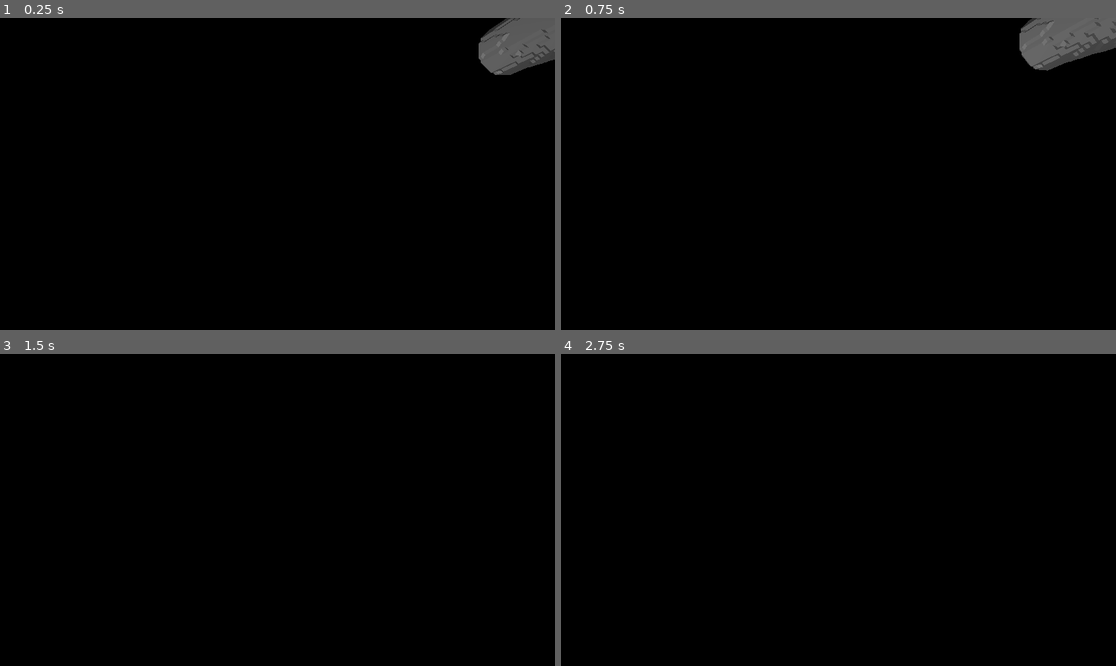
Above: before the commit, frames 1-4 (two rows, left to right).
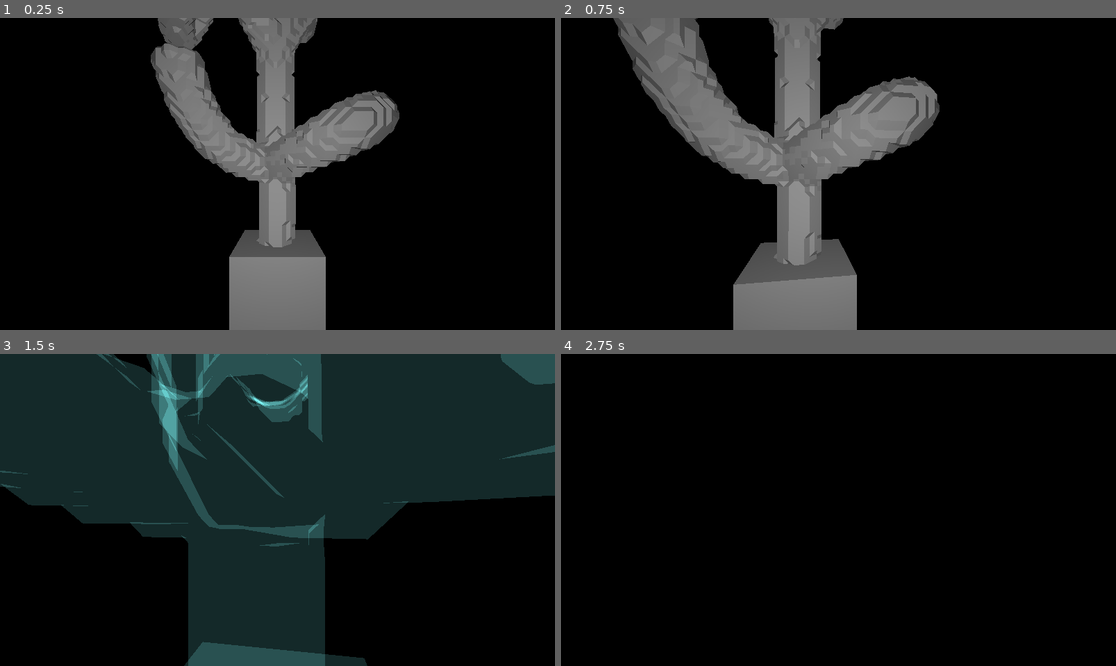
Above: after the commit, the same moments.

Repository: EpEpDragon/Modules
Game: Godot game, scene res://meshing_test.tscn
The game is run twice, just before and just after one commit, with the same random seed, the same clock (stepped at 60 frames per second) and the same inputs.
Inputs (mouse positions are in pixels of both pictures, inside the frame that each line leads up to):
- Up to frame 1 (0.25 s): no input
- Up to frame 2 (0.75 s): tap Enter at 0.5 s; move the mouse to (866, 174) at 0.52 s; press the mouse at (866, 174) at 0.53 s; hold W (move_forward) from 0.53 s (still down)
- Up to frame 3 (1.5 s): keep holding W (move_forward); move the mouse to (249, 510) at 1.27 s; release the mouse at (249, 510) at 1.28 s; click (249, 510) at 1.35 s
- Up to frame 4 (2.75 s): keep holding W (move_forward); move the mouse to (849, 503) at 2.02 s; press the mouse at (849, 503) at 2.03 s

The runs differ from the first frame. In frame 1, 20% of the frame differs, in the area x 27-100%, y 0-100%; in frame 2, 26%; in frame 3, 63%, in the area x 0-100%, y 0-100%; in frame 4, nothing differs.

Commit message:
Origin fix

Diff:
--- a/TreeGen/march_cubes.gd
+++ b/TreeGen/march_cubes.gd
@@ -2,7 +2,7 @@
 
 # These should be about linearlyinverselyproportional
 # About: circ_res = 20 - bake_interval * 100
-@export var cell_size = 0.02
+@export var cell_size = 0.05
 @export var size = Vector3(4,5,4)
 
 var bake_interval = cell_size/2
@@ -60,7 +60,7 @@
 			norm_prev = norm
 			var c_points = Helpers.gen_disc(p, radius, norm, circ_res)
 			for c_p in c_points:
-				c_p += Vector3(size.x,0,size.z)/2.0
+				c_p += Vector3(size.x,0,size.z)/2
 				grid[int(c_p.x/cell_size)][int(c_p.y/cell_size)][int(c_p.z/cell_size)] = true
 	# TIMING
 	print("Fill grid: " + str(tim_prev-tim_start))
@@ -118,7 +118,7 @@
 				for e in range(tri_table[map].size()-1,-1,-1):
 					var indA = edge_table[tri_table[map][e]][0]
 					var indB = edge_table[tri_table[map][e]][1]
-					arr[Mesh.ARRAY_VERTEX].append(((Vector3(x,y,z) + indA + Vector3(x,y,z) + indB))*cell_size/2)
+					arr[Mesh.ARRAY_VERTEX].append(((Vector3(x,y,z) + indA + Vector3(x,y,z) + indB)- Vector3(size_x,0,size_z))*cell_size/2 )
 					arr[Mesh.ARRAY_INDEX].append(index)
 					index += 1
 					if index % 3 == 0:
--- a/TreeGen/meshing_test.tscn
+++ b/TreeGen/meshing_test.tscn
@@ -64,7 +64,7 @@
 environment = SubResource("Environment_m8j4c")
 
 [node name="MeshInstance3D" type="MeshInstance3D" parent="."]
-visible = false
+transform = Transform3D(1, 0, 0, 0, 1, 0, 0, 0, 1, 0, -0.5, 0)
 mesh = SubResource("BoxMesh_je6ei")
 
 [node name="Node3D" type="Node3D" parent="."]
